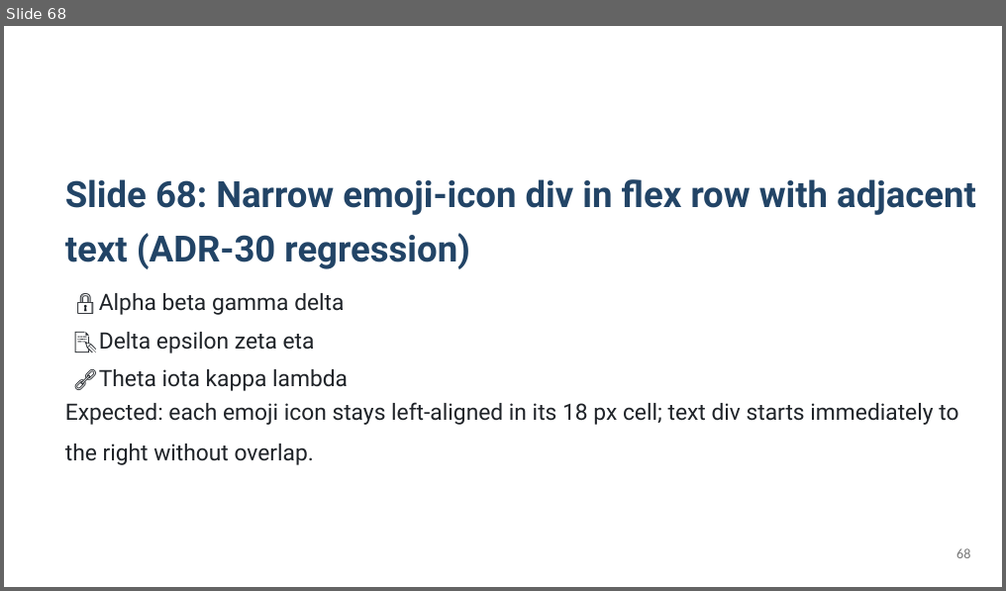
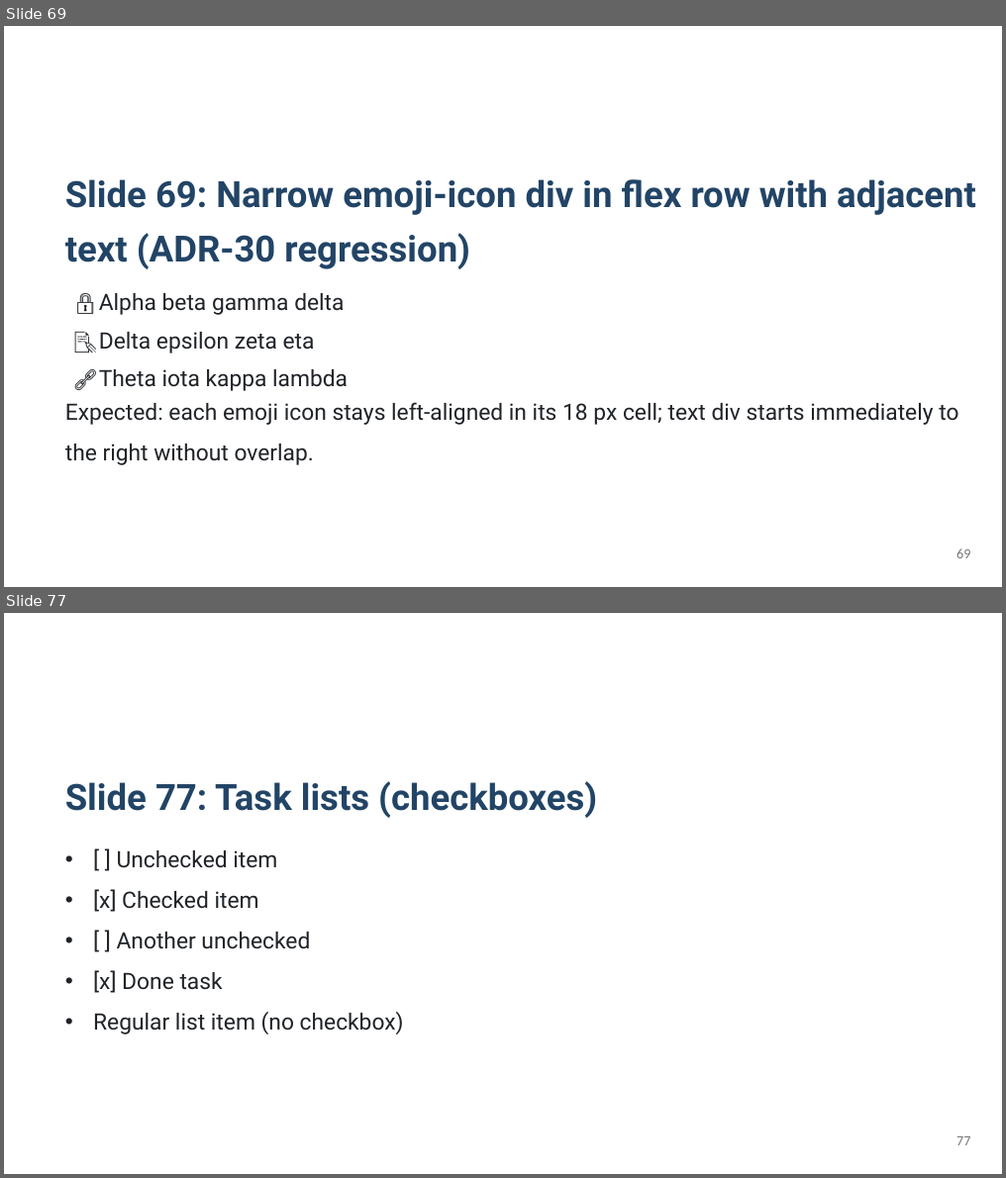
Before and after one commit to KatsuYuzu/marp-to-editable-pptx, a slide deck: output-pptx/test-output.pptx. Shown one above the other, each under a label of ours: slide 68 before the commit, slides 69 and 77 after it; the slides between them are not shown. The pictures are 1006x591 and 1006x1178 pixels, drawn with LibreOffice and Linux fonts; fonts in the diff are those of the drawing. Boxes give left, top, right and bottom in pixels: in the first picture for what was removed or moved away, otherwise in the second. Text is boxed around its words. In the diff, an @@ line names an element or a change of style, - is before the commit and + after.

```diff
--- a/output-pptx/test-output.pptx
+++ b/output-pptx/test-output.pptx
@@ slide 77 added at <box>4,613,1002,1174</box>, background #FFFFFF @@
@@ text added at <box>65,781,597,818</box>, 34.8 pt, text #224466, bold @@
+Slide 77: Task lists (checkboxes)
@@ text added at <box>93,851,404,1035</box>, 21.8 pt, text #1F2328 @@
+• [ ] Unchecked item
+• [x] Checked item
+• [ ] Another unchecked
+• [x] Done task
+• Regular list item (no checkbox)
@@ page number added at <box>956,1137,970,1146</box>, 13.5 pt, text #777777 @@
+77
@@ what was slide 68 is now slide 69 @@
@@ slide 69 changed as well @@
@@ text at <box>65,179,976,270</box>: text changed @@
-Slide 68: Narrow emoji-icon div in flex row with adjacent text (ADR-30 regression)
+Slide 69: Narrow emoji-icon div in flex row with adjacent text (ADR-30 regression)
@@ page number at <box>956,549,970,559</box>: text changed @@
-68
+69
```
Also in this commit, not shown: 14 other slides changed, 10 other slides added, 1 other file.
